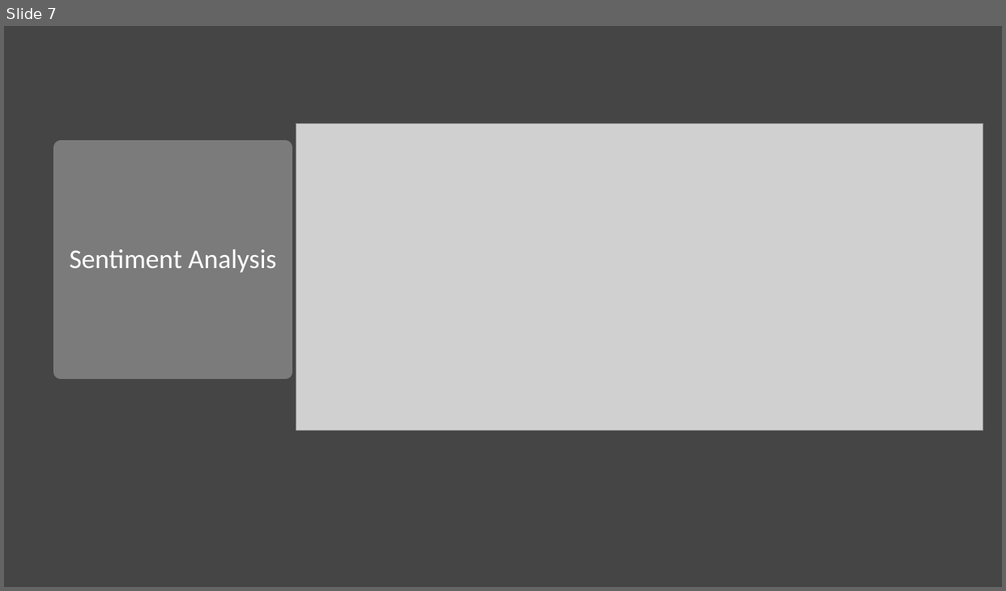
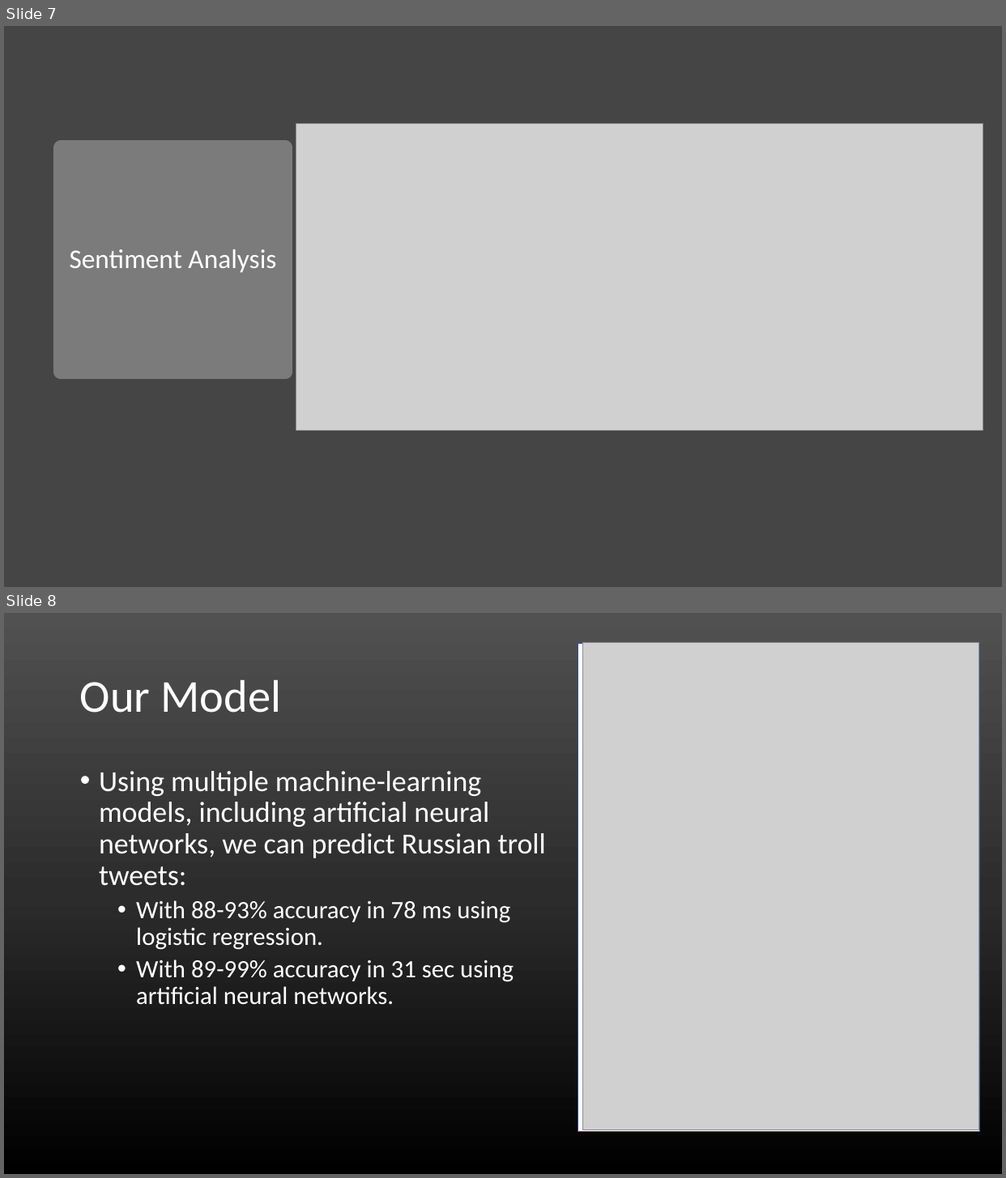
Before and after one commit to jirvingphd/dsc-4-final-project-online-ds-ft-021119, a slide deck: presentation.pptx. Shown one above the other, each under a label of ours: slide 7 before the commit, slides 7 and 8 after it. The pictures are 1006x591 and 1006x1178 pixels, drawn with LibreOffice and Linux fonts; fonts in the diff are those of the drawing; grey boxes stand for pictures. Boxes give left, top, right and bottom in pixels: in the first picture for what was removed or moved away, otherwise in the second. Text is boxed around its words. In the diff, an @@ line names an element or a change of style, - is before the commit and + after.

```diff
--- a/presentation.pptx
+++ b/presentation.pptx
@@ slide 8 added at (4,613,1002,1174), background gradient #515151 to #2E2E2E to #000000 @@
@@ rectangle added at (578,643,981,1132), fill #FFFFFF, outline #325491 1 pt @@
@@ picture added at (582,643,978,1131) @@
@@ title added at (80,680,281,713), 44 pt, text #FFFFFF @@
+Our Model
@@ text added at (99,771,546,1005), 24 pt, text #FFFFFF @@
+• Using multiple machine-learning models, including artificial neural networks, we can predict Russian troll tweets:
+  • With 88-93% accuracy in 78 ms using logistic regression.
+  • With 89-99% accuracy in 31 sec using artificial neural networks.
```
Also in this commit, not shown: 3 slides changed, 2 other slides added, 1 slide removed, 3 other files.
